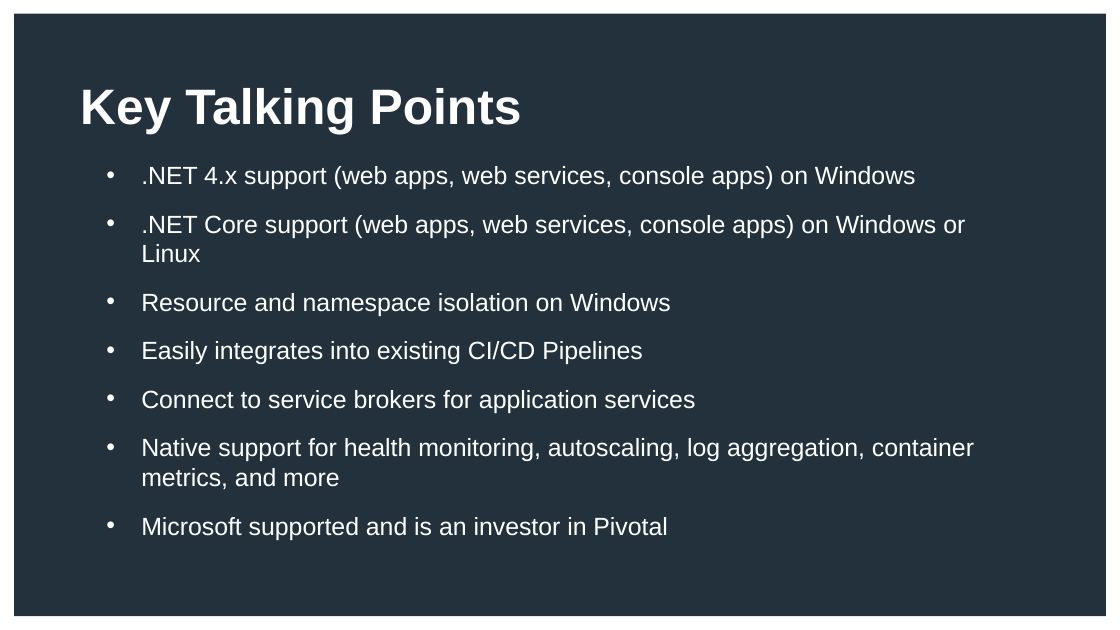
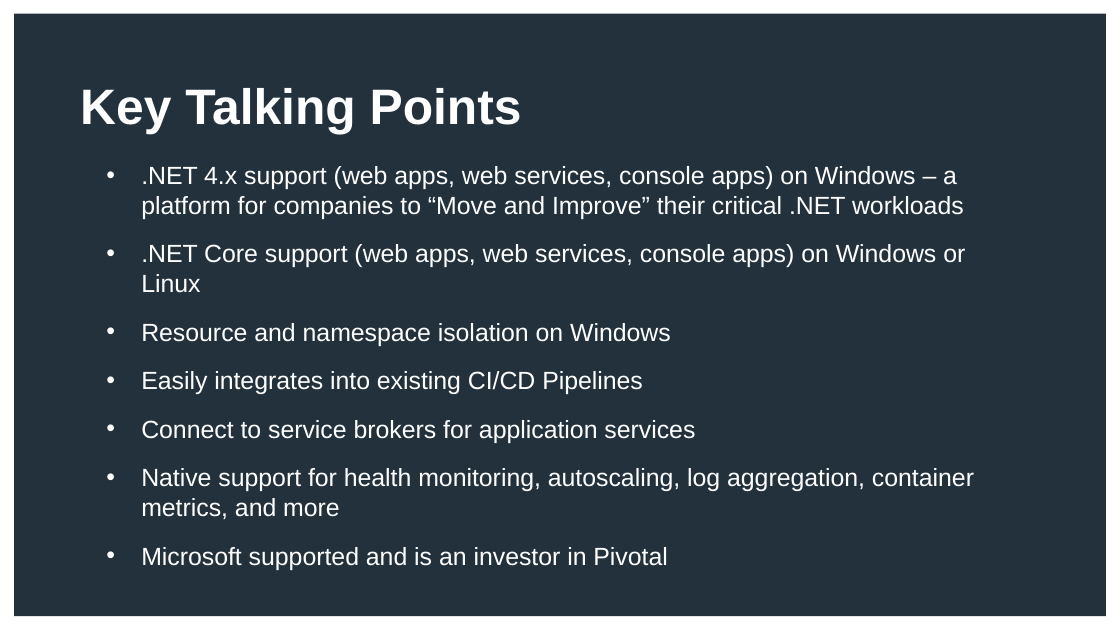
Before and after one commit to Tanzu-Solutions-Engineering/idea2prod-demo, a slide deck: slide 5 of instructions/Idea 2 Prod - S1P DotNet Demo.pptx. Drawn at 1120x630 pixels with LibreOffice and Linux fonts; fonts in the diff are those of the drawing; background and template pictures are left out. Boxes give left, top, right and bottom in pixels: in the first picture for what was removed or moved away, otherwise in the second. Text is boxed around its words. In the diff, an @@ line names an element or a change of style, - is before the commit and + after.

```diff
--- a/instructions/Idea 2 Prod - S1P DotNet Demo.pptx
+++ b/instructions/Idea 2 Prod - S1P DotNet Demo.pptx
@@ text at (x1=141, y1=166, x2=964, y2=219): text changed @@
-• .NET 4.x support (web apps, web services, console apps) on Windows
+• .NET 4.x support (web apps, web services, console apps) on Windows – a platform for companies to “Move and Improve” their critical .NET workloads
```
Also in this commit, not shown: 3 other slides changed, 1 slide added.
